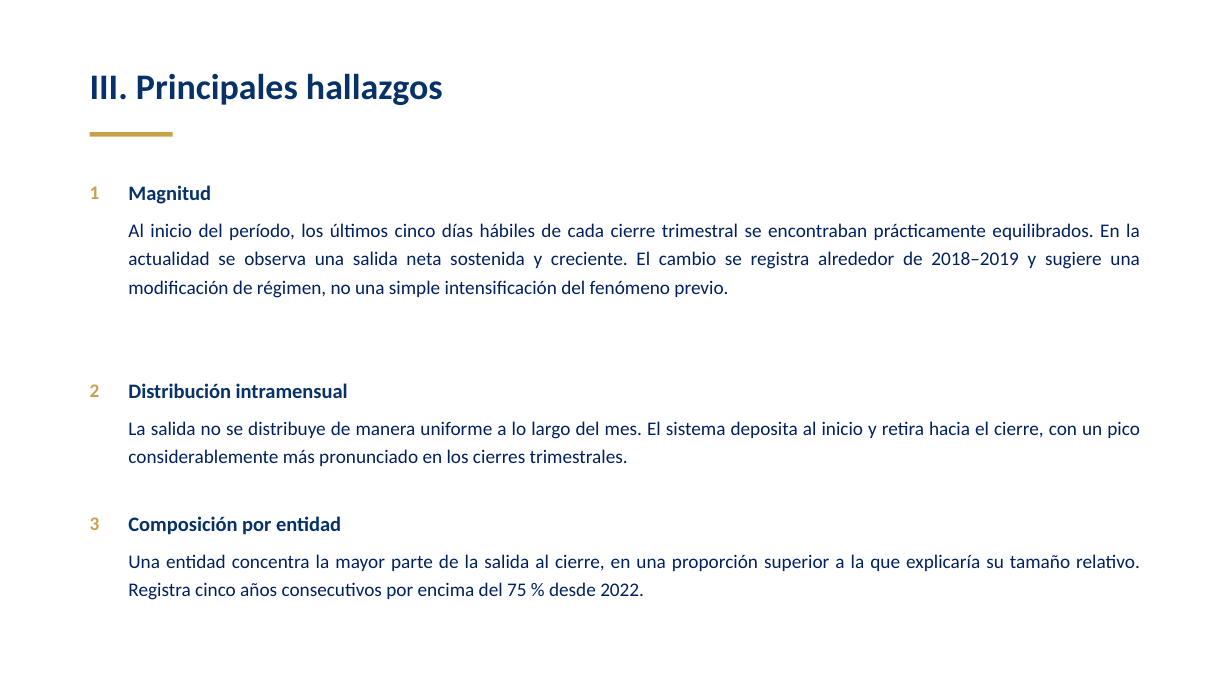
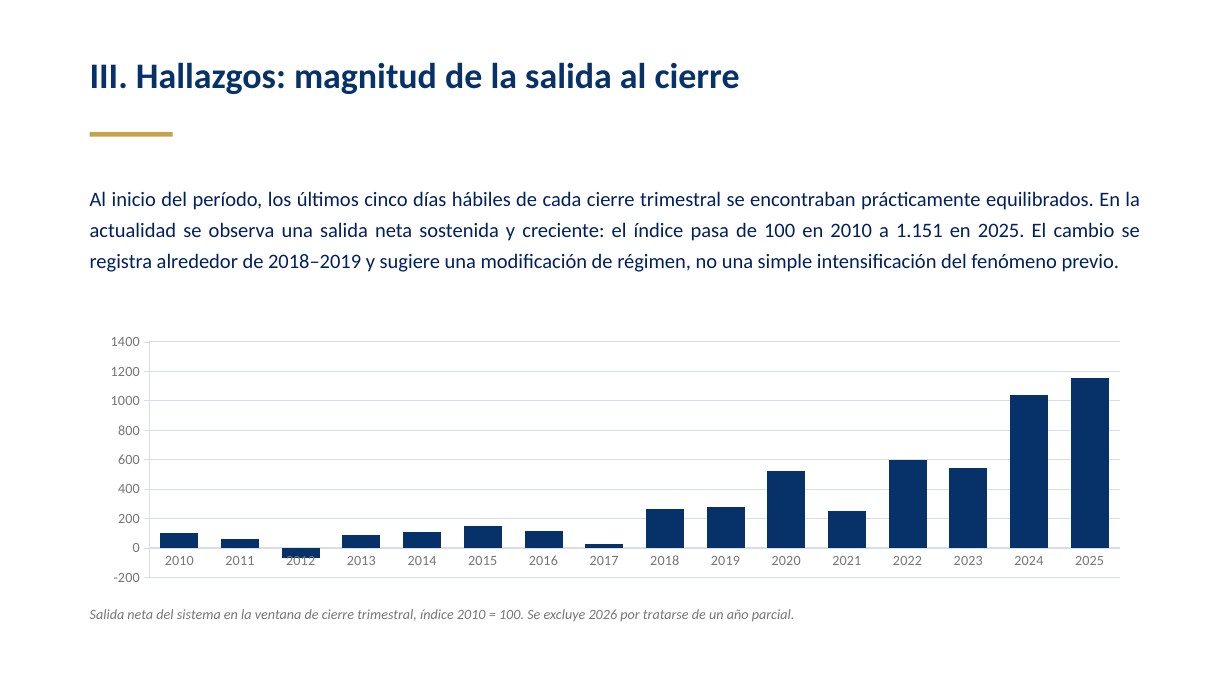
Before and after one commit to Diego2141/Sistema-Inteligente, a slide deck: slide 4 of Requerimientos_de_Liquidez.pptx. Drawn at 1232x693 pixels with LibreOffice and Linux fonts; fonts in the diff are those of the drawing. Boxes give left, top, right and bottom in pixels: in the first picture for what was removed or moved away, otherwise in the second. Text is boxed around its words. In the diff, an @@ line names an element or a change of style, - is before the commit and + after.

```diff
--- a/Requerimientos_de_Liquidez.pptx
+++ b/Requerimientos_de_Liquidez.pptx
@@ text "III. Hallazgos: magnitud de la ..." at [90,62,740,94]: vertical alignment middle to top @@
@@ text at [90,62,740,94]: text changed @@
-III. Principales hallazgos
+III. Hallazgos: magnitud de la salida al cierre
@@ text at [90,191,1140,272]: text changed; size 15 to 16 pt @@
-Al inicio del período, los últimos cinco días hábiles de cada cierre trimestral se encontraban prácticamente equilibrados. En la actualidad se observa una salida neta sostenida y creciente. El cambio se registra alrededor de 2018–2019 y sugiere una modificación de régimen, no una simple intensificación del fenómeno previo.
+Al inicio del período, los últimos cinco días hábiles de cada cierre trimestral se encontraban prácticamente equilibrados. En la actualidad se observa una salida neta sostenida y creciente: el índice pasa de 100 en 2010 a 1.151 en 2025. El cambio se registra alrededor de 2018–2019 y sugiere una modificación de régimen, no una simple intensificación del fenómeno previo.
@@ text removed at [90,186,100,199] @@
-1
@@ text removed at [128,185,211,204] @@
-Magnitud
@@ column chart added at [90,328,1141,592] @@
+categories: 2010, 2011, 2012, 2013, 2014, 2015, 2016, 2017, 2018, 2019, 2020, 2021, 2022, 2023, 2024, 2025
+Series 1: 100, 60, -70, 90, 110, 150, 120, 30, 260, 280, 520, 250, 600, 540, 1040, 1150
@@ text removed at [90,384,100,397] @@
-2
@@ text removed at [128,383,348,398] @@
-Distribución intramensual
@@ text removed at [128,421,1140,466] @@
-La salida no se distribuye de manera uniforme a lo largo del mes. El sistema deposita al inicio y retira hacia el cierre, con un pico considerablemente más pronunciado en los cierres trimestrales.
@@ text removed at [90,517,100,530] @@
-3
@@ text removed at [128,516,341,535] @@
-Composición por entidad
@@ text removed at [128,554,1140,600] @@
-Una entidad concentra la mayor parte de la salida al cierre, en una proporción superior a la que explicaría su tamaño relativo. Registra cinco años consecutivos por encima del 75 % desde 2022.
@@ text added at [90,609,795,621], 11 pt, text #767676, italic @@
+Salida neta del sistema en la ventana de cierre trimestral, índice 2010 = 100. Se excluye 2026 por tratarse de un año parcial.
```
Also in this commit, not shown: 6 other slides changed, 3 slides added.
